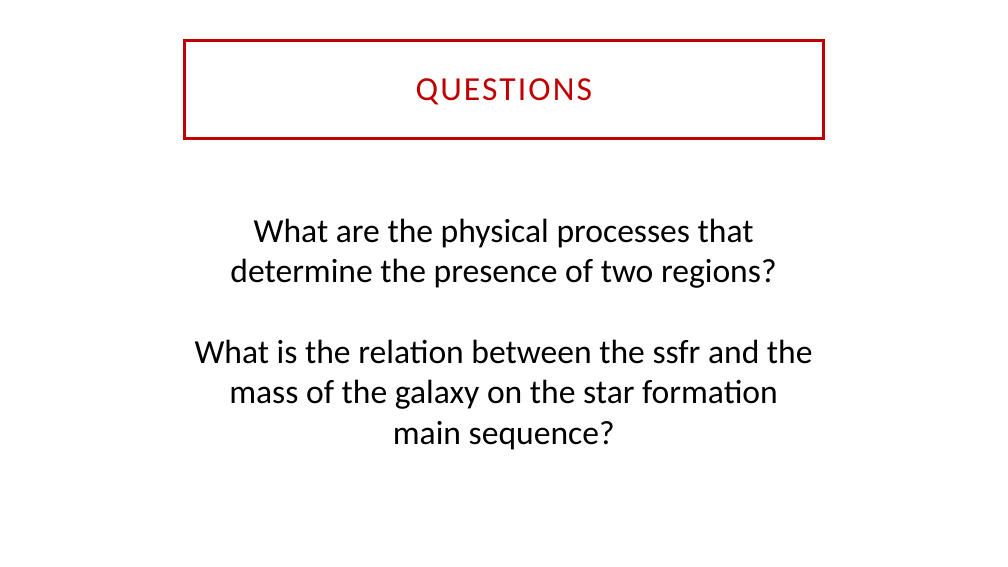
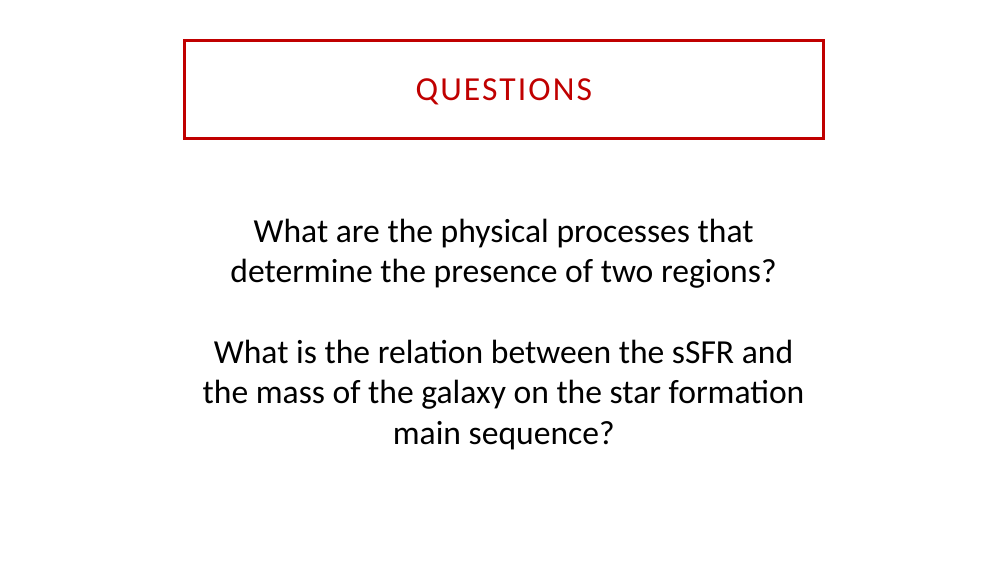
Before and after one commit to NoemiMzz/LabDataAnalysis, a slide deck: slide 2 of Group2_presentation.pptx. Drawn at 1008x567 pixels with LibreOffice and Linux fonts; fonts in the diff are those of the drawing; background and template pictures are left out. Boxes give left, top, right and bottom in pixels: in the first picture for what was removed or moved away, otherwise in the second. Text is boxed around its words. In the diff, an @@ line names an element or a change of style, - is before the commit and + after.

```diff
--- a/Group2_presentation.pptx
+++ b/Group2_presentation.pptx
@@ text at [203, 218, 805, 450]: text changed @@
-What are the physical processes that determine the presence of two regions?
-What is the relation between the ssfr and the mass of the galaxy on the star formation main sequence?
+What are the physical processes that determine the presence of two regions?
+What is the relation between the sSFR and the mass of the galaxy on the star formation main sequence?
```
Also in this commit, not shown: 4 other slides changed, 7 slides added, 5 slides removed, 1 other file.
